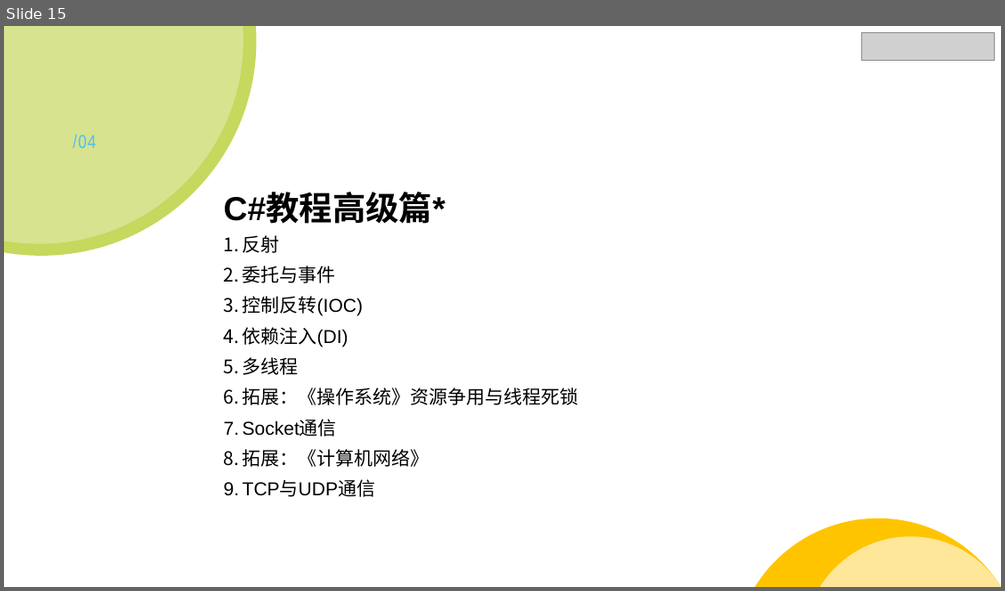
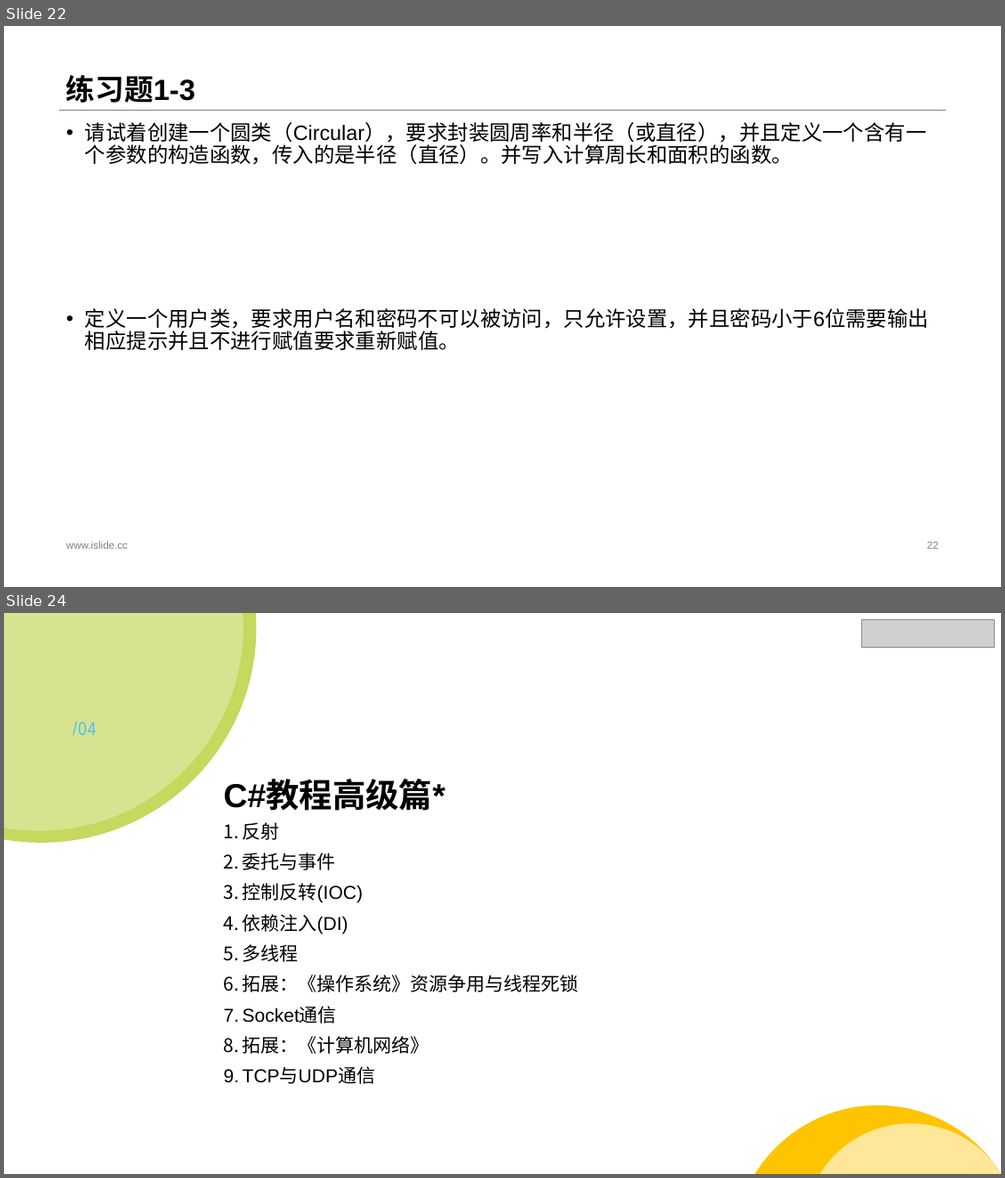
Before and after one commit to StevenEco/.NetCoreGuide, a slide deck: PPT/Microsoft Lesson.pptx. Shown one above the other, each under a label of ours: slide 15 before the commit, slides 22 and 24 after it; the slides between them are not shown. The pictures are 1005x591 and 1005x1178 pixels, drawn with LibreOffice and Linux fonts; fonts in the diff are those of the drawing; grey boxes stand for pictures. Boxes give left, top, right and bottom in pixels: in the first picture for what was removed or moved away, otherwise in the second. Text is boxed around its words. In the diff, an @@ line names an element or a change of style, - is before the commit and + after.

```diff
--- a/PPT/Microsoft Lesson.pptx
+++ b/PPT/Microsoft Lesson.pptx
@@ slide 22 added at (4, 26, 1001, 587), background #FFFFFF @@
@@ title added at (66, 75, 195, 103), 28 pt, text #000000, bold @@
+练习题1-3
@@ line added from (58, 110) to (947, 110), #808080 0.25 pt @@
@@ text added at (85, 122, 929, 350), 20 pt, text #000000 @@
+• 请试着创建一个圆类（Circular），要求封装圆周率和半径（或直径），并且定义一个含有一个参数的构造函数，传入的是半径（直径）。并写入计算周长和面积的函数。
+• 定义一个用户类，要求用户名和密码不可以被访问，只允许设置，并且密码小于6位需要输出相应提示并且不进行赋值要求重新赋值。
@@ text added at (66, 540, 128, 548), 10 pt, text #808080 @@
+www.islide.cc
@@ page number added at (927, 541, 938, 548), 10 pt, text #808080 @@
+22
@@ what was slide 15 is now slide 24 @@
```
Also in this commit, not shown: 2 slides changed, 8 other slides added, 50 other files.
